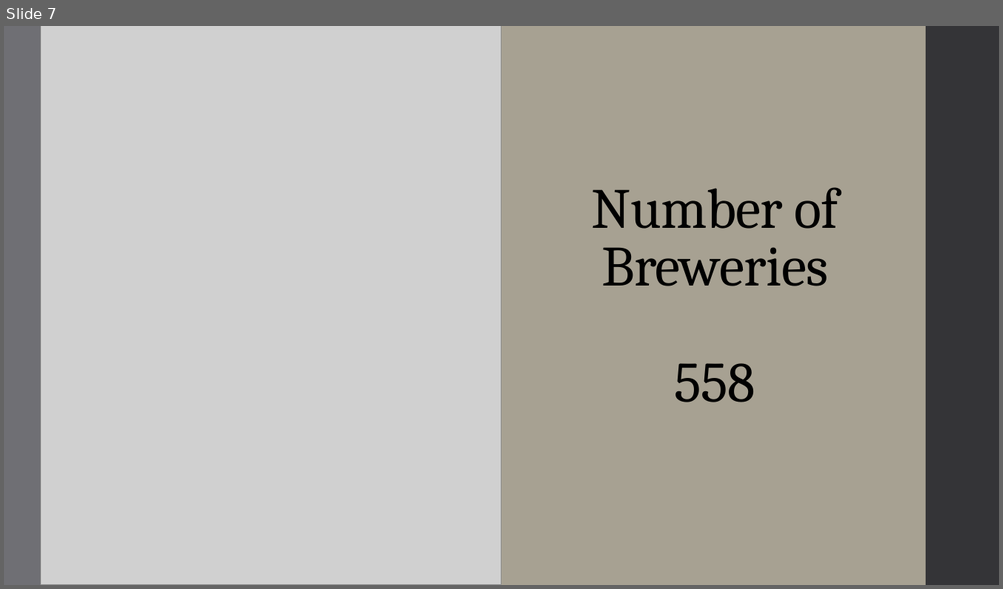
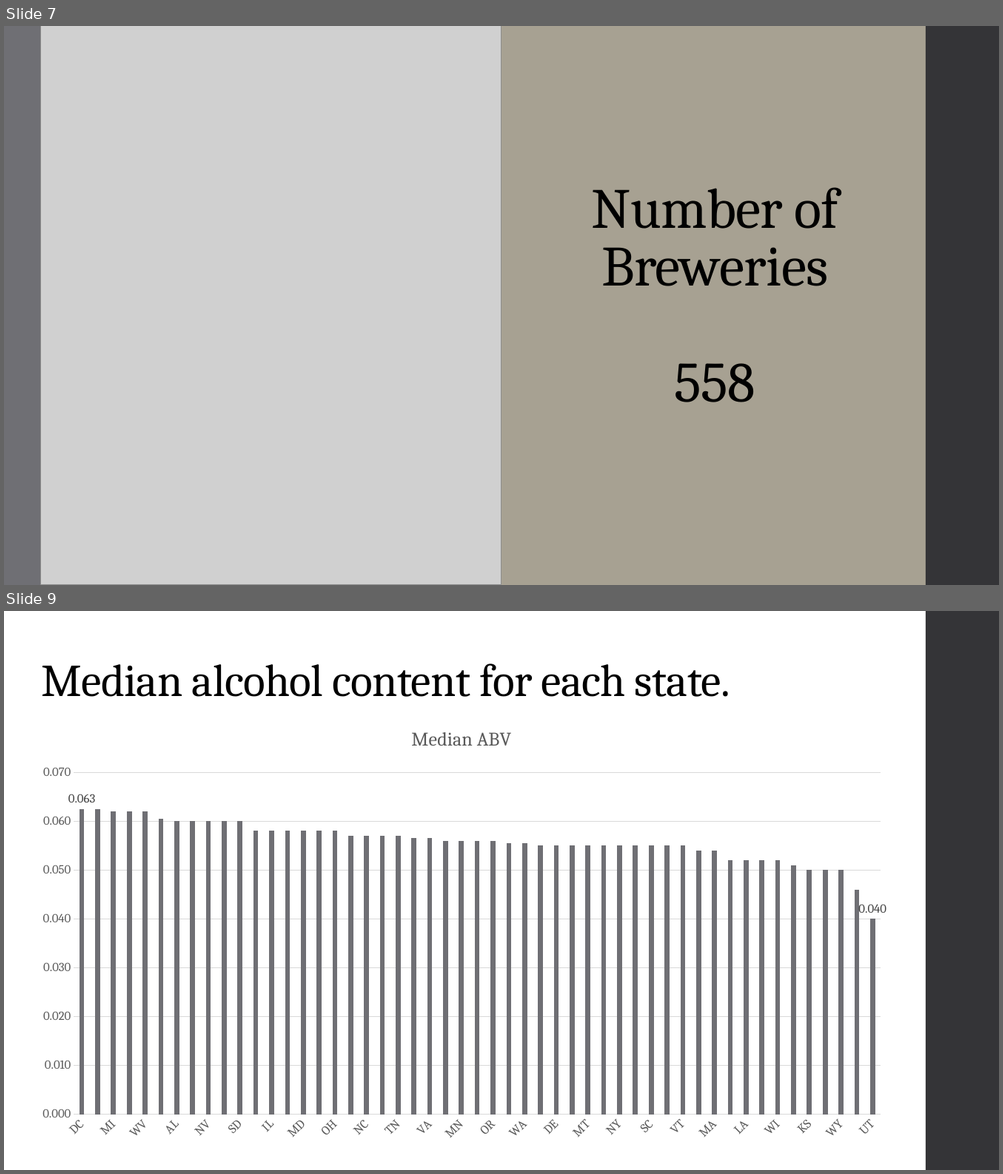
Before and after one commit to atomkins/CaseStudy1, a slide deck: Presentation1.pptx. Shown one above the other, each under a label of ours: slide 7 before the commit, slides 7 and 9 after it; the slides between them are not shown. The pictures are 1003x589 and 1003x1174 pixels, drawn with LibreOffice and Linux fonts; fonts in the diff are those of the drawing; grey boxes stand for pictures. Boxes give left, top, right and bottom in pixels: in the first picture for what was removed or moved away, otherwise in the second. Text is boxed around its words. In the diff, an @@ line names an element or a change of style, - is before the commit and + after.

```diff
--- a/Presentation1.pptx
+++ b/Presentation1.pptx
@@ slide 9 added at <box>4,611,999,1170</box>, background #FFFFFF; not listed: 1 template element that a slide beside it also shows @@
@@ title added at <box>42,664,730,697</box>, 44 pt, text #000000 @@
+Median alcohol content for each state.
@@ column chart added at <box>25,709,898,1150</box> @@
+title "Median ABV "
+categories: DC, KY, MI, NM, WV, CO, AL, CT, NV, OK, SD, CA, IL, IN, MD, MS, OH, FL, NC, PA, TN, ID, VA, AK, MN, NE, OR, IA, WA, AZ, DE, GA, MT, NH, NY, RI, SC, TX, VT, HI, MA, AR, LA, MO, WI, ME, KS, ND, WY, NJ, UT
+Series 1: 0.0625, 0.0625, 0.062, 0.062, 0.062, 0.0605, 0.06, 0.06, 0.06, 0.06, 0.06, 0.058, 0.058, 0.058, 0.058, 0.058, 0.058, 0.057, 0.057, 0.057, 0.057, 0.0565, 0.0565, 0.056, 0.056, 0.056, 0.056, 0.0555, 0.0555, 0.055, 0.055, 0.055, 0.055, 0.055, 0.055, 0.055, 0.055, 0.055, 0.055, 0.054, 0.054, 0.052, 0.052, 0.052, 0.052, 0.051, 0.05, 0.05, 0.05, 0.046, 0.04
```
Also in this commit, not shown: 2 slides changed, 1 other slide added, 1 slide removed, 6 other files.
